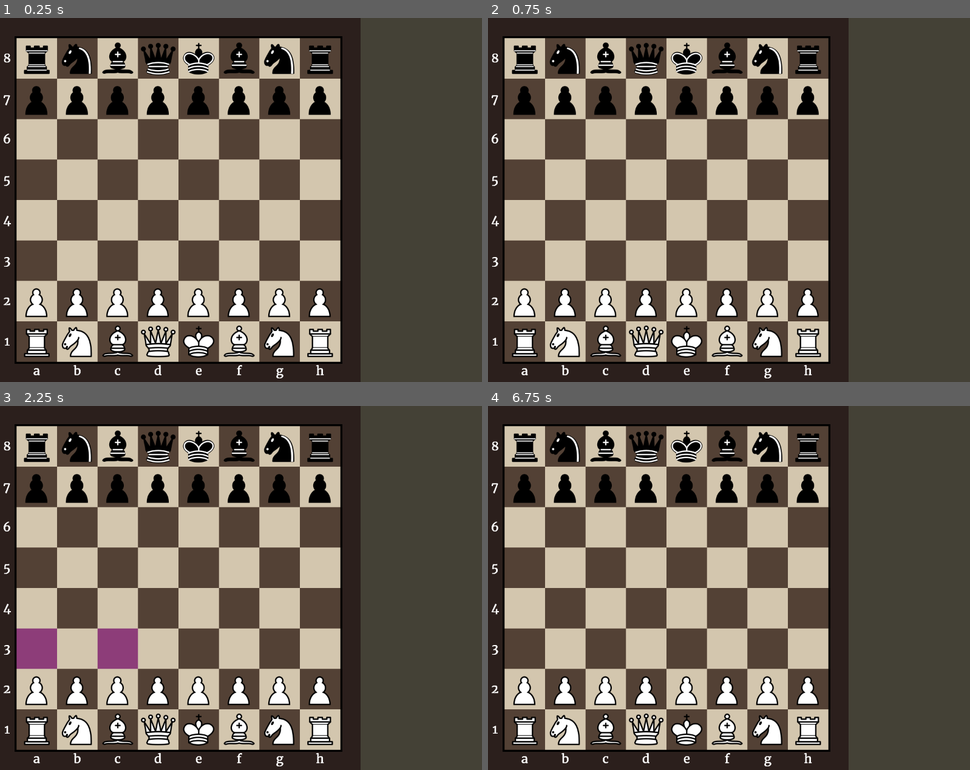
Above: before the commit, frames 1-4 (two rows, left to right).
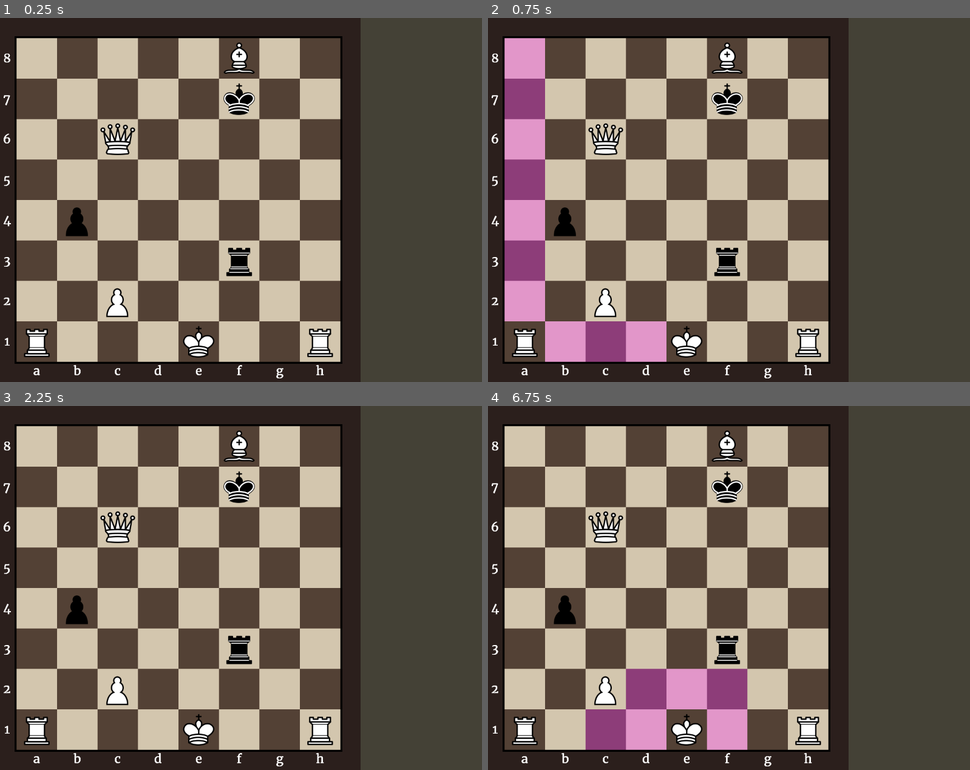
Above: after the commit, the same moments.

Repository: Hunter-1/Godot-Chess
Game: Godot game, scene res://game.tscn
The game is run twice, just before and just after one commit, with the same random seed, the same clock (stepped at 60 frames per second) and the same inputs.
Inputs (mouse positions are in pixels of both pictures, inside the frame that each line leads up to):
- Up to frame 1 (0.25 s): no input
- Up to frame 2 (0.75 s): tap Enter at 0.5 s; move the mouse to (526, 341) at 0.52 s; press the mouse at (526, 341) at 0.53 s
- Up to frame 3 (2.25 s): tap Space at 1.25 s; release the mouse at (38, 729) at 1.28 s; click (38, 729) at 1.35 s; tap Enter at 2 s; move the mouse to (77, 729) at 2.02 s; press the mouse at (77, 729) at 2.03 s
- Up to frame 4 (6.75 s): tap Space at 2.75, 4.25 s; release the mouse at (565, 729) at 2.78 s; click (565, 729) at 2.85 s; tap Enter at 3.5 s; move the mouse to (603, 729) at 3.52 s; press the mouse at (603, 729) at 3.53 s; release the mouse at (603, 729) at 4.28 s; click (603, 729) at 4.35 s; move the mouse to (647, 729) at 5.02 s; press the mouse at (647, 729) at 5.03 s; release the mouse at (647, 729) at 5.78 s; click (647, 729) at 5.85 s; move the mouse to (685, 729) at 6.52 s; press the mouse at (685, 729) at 6.53 s

The runs differ from the first frame. In frame 1, 8.7% of the frame differs, in the area x 4-70%, y 6-94%; in frame 2, 16%, in the area x 3-70%, y 5-95%; in frame 3, 11%; in frame 4, 13%.

Commit message:
Stable Checkpoint

Diff:
--- a/BoardState_Tester.gd
+++ b/BoardState_Tester.gd
@@ -7,15 +7,19 @@
 	Squares = inputSquares
 
 func move_piece(oldRow: int, oldCol: int, newRow: int, newCol: int):
+	print("OLD Location: " + str(Squares[oldRow][oldCol].get_boardPosition()))
+	print("NEW Location: " + str(Squares[newRow][newCol].get_boardPosition()))
 	var color = Squares[oldRow][oldCol].get_piece().get_pieceColor()
 	var captured_piece
 	if Squares[newRow][newCol].get_piece() != null:
 		captured_piece = remove_piece(newRow, newCol)
 	add_piece(remove_piece(oldRow,oldCol),newRow, newCol)
-	set_threatened_squares()
+
 	var check = check_check(color)
 	add_piece(remove_piece(newRow,newCol),oldRow, oldCol)
-	add_piece(captured_piece,newRow,newCol)
+	if captured_piece != null:
+		add_piece(captured_piece,newRow,newCol)
+	reset_moves()
 	return check
 
 func add_piece(piece ,row: int, col: int):
@@ -38,6 +42,107 @@
 				if piece.get_pieceType() == 0 && piece.get_pieceColor() == color:
 					if square.get_threatened_by_opposite(color):
 						return true
+
+func run_movement_check():
+	for i in range(size):
+		for j in range(size):
+			var square = Squares[i][j]
+			if square.get_piece() != null:
+				_check_movement_squares(square.get_boardPosition(),square.get_piece())
+
+func _check_movement_squares(boardPosition: Vector2i, piece):
+	var type = piece.get_pieceType()
+	var vectors = []
+	var direction = piece.get_pieceColor() * -2 + 1
+	if type != 2 && type != 3 && type != 5:
+		vectors.append(Vector2i(1,0))
+		vectors.append(Vector2i(-1,0))
+		vectors.append(Vector2i(0,1))
+		vectors.append(Vector2i(0,-1))
+	if type != 4 && type != 3 && type != 5:
+		vectors.append(Vector2i(1,1))
+		vectors.append(Vector2i(-1,1))
+		vectors.append(Vector2i(1,-1))
+		vectors.append(Vector2i(-1,-1))
+	if type == 3:
+		vectors.append(Vector2i(1,2))
+		vectors.append(Vector2i(2,1))
+		vectors.append(Vector2i(-1,-2))
+		vectors.append(Vector2i(-2,-1))
+		vectors.append(Vector2i(1,-2))
+		vectors.append(Vector2i(2,-1))
+		vectors.append(Vector2i(-2,1))
+		vectors.append(Vector2i(-1,2))
+	if type == 5:
+		vectors.append(Vector2i(0,direction))
+		vectors.append(Vector2i(1,direction))
+		vectors.append(Vector2i(-1,direction))
+		vectors.append(Vector2i(0,direction * 2))
+	for i in range(0,vectors.size()):
+		var vector = vectors[i]
+		var tempPosition = boardPosition
+		tempPosition += vector
+		while (tempPosition.x <= 7 &&
+		tempPosition.x >= 0 &&
+		tempPosition.y <= 7 &&
+		tempPosition.y >= 0):
+			var square = Squares[tempPosition.y][tempPosition.x]
+			if square.get_piece() != null:
+				if square.get_piece().get_pieceColor() != piece.get_pieceColor():
+					if type != 5 || i > 0 && i < 3:
+						piece.add_legal_move(tempPosition)
+				if square.get_piece().get_pieceType() != 0 || square.get_piece().get_pieceColor() == piece.get_pieceColor():
+					break
+			if type == 5 && i == 3 && piece.get_has_moved() == false:
+				var middlePosition = tempPosition - Vector2i(0,direction)
+				if Squares[middlePosition.y][middlePosition.x].get_piece() == null:
+					piece.add_legal_move(tempPosition)
+			if type != 5 || i == 0:
+				if type == 0 && square.get_threatened_by_opposite(piece.get_pieceColor()):
+					break
+				piece.add_legal_move(tempPosition)
+			if type == 0 || type == 3 || type == 5:
+				break
+			tempPosition += vector
+	if type == 0 && !piece.get_has_moved():
+		castle_check(boardPosition, piece)
+
+func castle_check(boardPosition: Vector2i, piece):
+	var vectors = []
+	vectors.append(Vector2i(1,0))
+	vectors.append(Vector2i(-1,0))
+	for i in range(0,vectors.size()):
+		var vector = vectors[i]
+		var castle_count = 0
+		var tempPosition = boardPosition
+		tempPosition += vector
+		while (tempPosition.x <= 7 &&
+		tempPosition.x >= 0 &&
+		tempPosition.y <= 7 &&
+		tempPosition.y >= 0):
+			var square = Squares[tempPosition.y][tempPosition.x]
+			if square.get_piece() != null:
+				if square.get_piece().get_pieceType() != 4:
+					break
+				elif !square.get_piece().get_has_moved():
+					tempPosition = boardPosition
+					tempPosition += vector
+					tempPosition += vector
+					square = Squares[tempPosition.y][tempPosition.x]
+					piece.add_legal_move(tempPosition)
+					piece.add_castle_move(tempPosition,castle_count)
+					break
+			if square.get_threatened_by_opposite(piece.get_pieceColor()) && castle_count < 2:
+				break
+			castle_count += 1
+			tempPosition += vector
+
+func reset_moves():
+	get_tree().call_group("pieces", "empty_legal_moves")
+	get_tree().call_group("pieces", "empty_en_passant_moves")
+	get_tree().call_group("pieces", "empty_castle_moves")
+	run_movement_check()
+	set_threatened_squares()
 
 func set_threatened_squares():
 	for i in range(size):
--- a/board.gd
+++ b/board.gd
@@ -52,7 +52,7 @@
 			add_child(letMarking)
 
 		Squares.append(row)
-	starting_positions()
+	test_positions()
 	reset_moves()
 	reset_moves()
 
@@ -148,7 +148,7 @@
 func remove_piece(row: int, col: int):
 	return Squares[row][col].remove_piece()
 
-func add_piece(piece ,row: int, col: int):
+func add_piece(piece ,row: int, col : int):
 	Squares[row][col].set_piece(piece)
 
 func create_piece(type: int, color: int):
@@ -295,6 +295,7 @@
 
 
 func _after_place_piece(color):
+	var start_time = Time.get_ticks_msec()
 	play_random_sound()
 	if picked_up_piece != null:
 		picked_up_piece.set_is_picked_up(false)
@@ -303,6 +304,7 @@
 	picked_up_boardPosition = Vector2i.ZERO
 	reset_moves()
 	reset_moves()
+	get_tree().call_group("pieces", "empty_illegal_moves")
 	picked_up_piece = null
 	black_in_check = false
 	white_in_check = false
@@ -318,10 +320,23 @@
 		log_entry.set_check(white_in_check)
 	$Log.append_log(log_entry)
 	reset_moves()
-	remove_illegal_moves()
-
-
-func remove_illegal_moves():
+	get_tree().call_group("pieces", "empty_illegal_moves")
+	#calculate_illegal_moves()
+	reset_moves()
+	for i in range(size):
+		for j in range(size):
+			if Squares[i][j].get_piece() != null:
+				var piece = Squares[i][j].get_piece()
+				var illegal_moves = piece.get_illegal_moves()
+				for move in illegal_moves:
+					piece.remove_legal_move(move)
+	var end_time = Time.get_ticks_msec()
+	print(end_time - start_time)
+
+#TODO: Remove legal moves after every space has been checked
+#Create a list of illegal moves first then remove?
+
+func calculate_illegal_moves():
 	for i in range(size):
 		for j in range(size):
 			var tempSquares = Squares.duplicate(true)
@@ -334,7 +349,8 @@
 					tempSquares = Squares.duplicate(true)
 					$BoardState_Tester.set_squares(tempSquares)
 					if $BoardState_Tester.move_piece(BoardPosition.y,BoardPosition.x,move.y,move.x):
-						piece.remove_legal_move(move)
+						piece.add_illegal_move(move)
+
 
 func increment_turn_count():
 	turn_count += 1
@@ -414,8 +430,6 @@
 				if Squares[middlePosition.y][middlePosition.x].get_piece() == null:
 					piece.add_legal_move(tempPosition)
 			if type != 5 || i == 0:
-				if type == 0 && square.get_threatened_by_opposite(piece.get_pieceColor()):
-					break
 				piece.add_legal_move(tempPosition)
 			if type == 5 && i == 1 || i == 2 :
 				if $Log.get_has_entry():
--- a/piece.gd
+++ b/piece.gd
@@ -22,6 +22,7 @@
 var pickup_offset: int = -50
 
 var legal_moves = []
+var illegal_moves = []
 var en_passant_moves = []
 var castle_moves = {}
 
@@ -41,7 +42,8 @@
 		global_position += Vector2(pickup_offset, pickup_offset)
 
 func add_legal_move(move: Vector2i):
-	legal_moves.append(move)
+	if !legal_moves.has(move):
+		legal_moves.append(move)
 
 func empty_legal_moves():
 	legal_moves.clear()
@@ -51,6 +53,19 @@
 
 func get_legal_moves():
 	return legal_moves
+
+func add_illegal_move(move: Vector2i):
+	if !illegal_moves.has(move):
+		illegal_moves.append(move)
+
+func empty_illegal_moves():
+	illegal_moves.clear()
+
+func remove_illegal_move(move):
+	illegal_moves.erase(move)
+
+func get_illegal_moves():
+	return illegal_moves
 
 func add_en_passant_move(move: Vector2i):
 	en_passant_moves.append(move)
--- a/square.gd
+++ b/square.gd
@@ -106,7 +106,8 @@
 					piece.set_is_picked_up(true)
 					emit_signal("piece_clicked",boardPosition,piece)
 			else:
-				pass
+				print(get_threatened_by_white())
+				print(get_threatened_by_black())
 		else:
 			if (is_pickable):
 				if (piece == null):
--- a/square.tscn
+++ b/square.tscn
@@ -5,7 +5,7 @@
 [sub_resource type="RectangleShape2D" id="RectangleShape2D_72xvd"]
 size = Vector2(100, 100)
 
-[node name="Square" type="Area2D"]
+[node name="Square" type="Area2D" groups=["squares"]]
 script = ExtResource("1_co8kv")
 
 [node name="Polygon2D" type="Polygon2D" parent="."]
